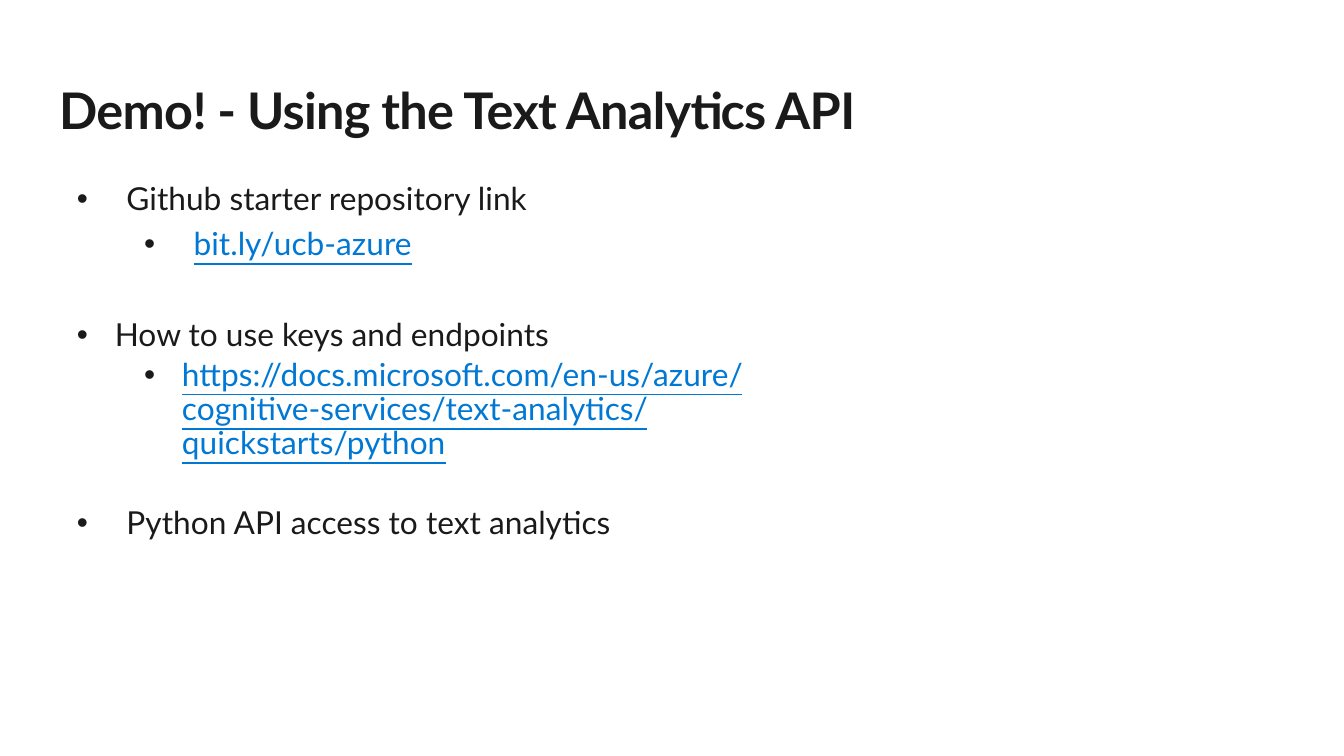
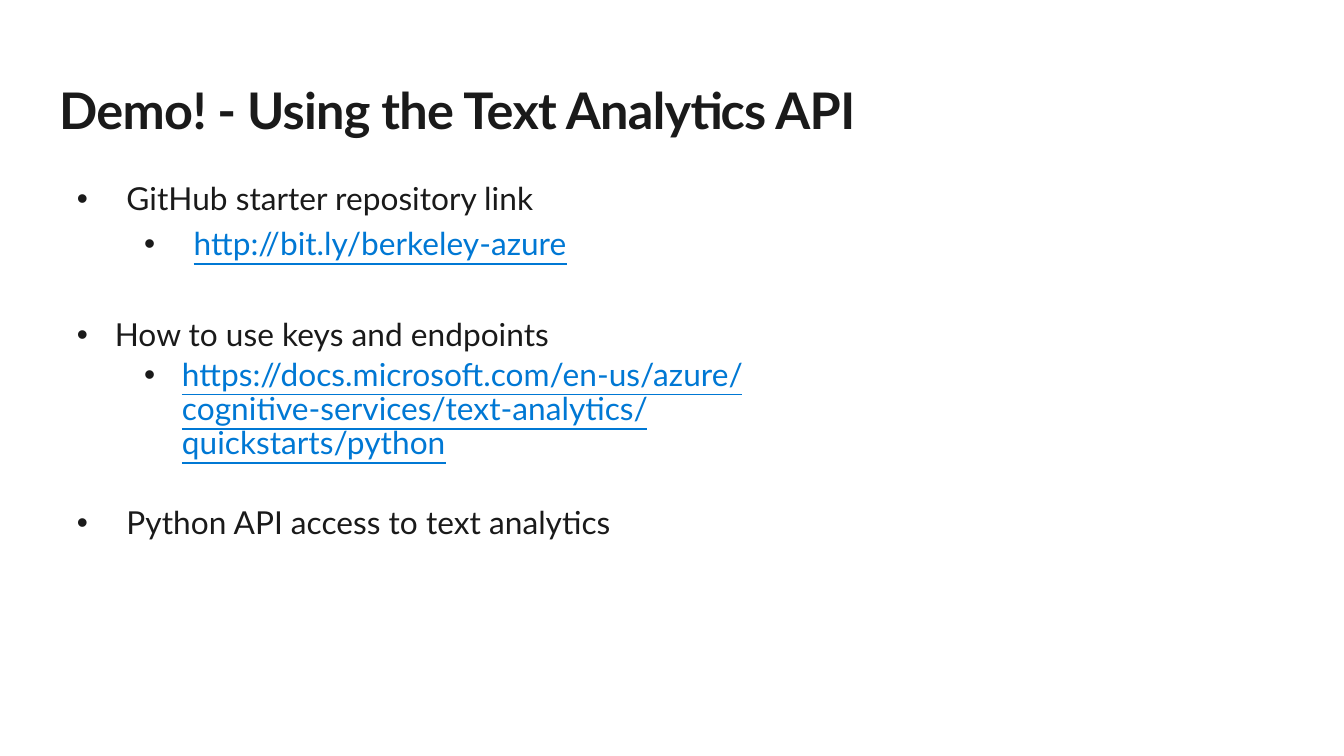
Before and after one commit to evelynluw/ucbazureworkshop, a slide deck: slide 7 of UC Berkeley Datathon Workshop.pptx. Drawn at 1344x756 pixels with LibreOffice and Linux fonts; fonts in the diff are those of the drawing; background and template pictures are left out. Boxes give left, top, right and bottom in pixels: in the first picture for what was removed or moved away, otherwise in the second. Text is boxed around its words. In the diff, an @@ line names an element or a change of style, - is before the commit and + after.

Commit message:
Add new links to README and ppt

```diff
--- a/UC Berkeley Datathon Workshop.pptx
+++ b/UC Berkeley Datathon Workshop.pptx
@@ text at bbox=[126, 186, 567, 261]: text changed; text colour #1A1A1A to #0078D4 @@
-• Github starter repository link
-  • bit.ly/ucb-azure
+• GitHub starter repository link
+  • http://bit.ly/berkeley-azure
```
